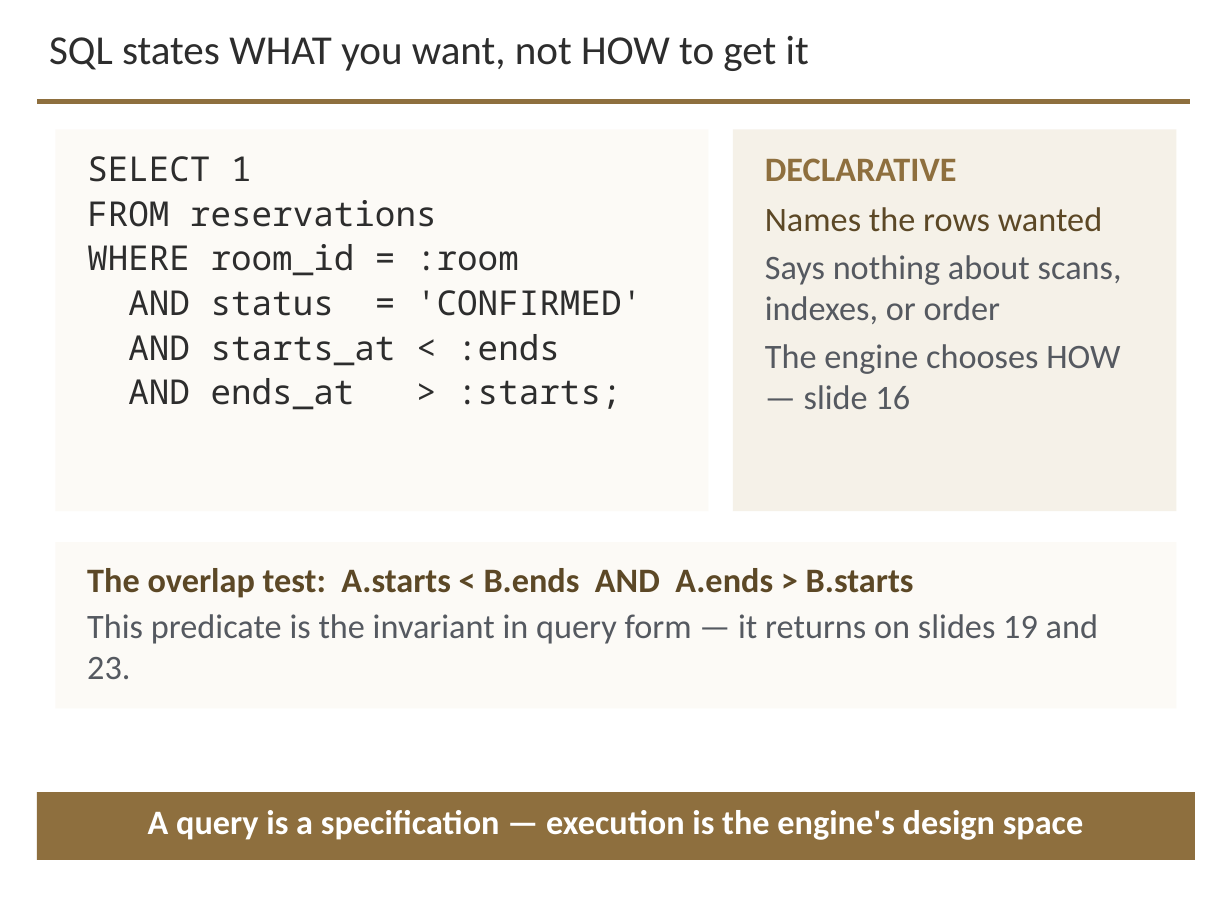
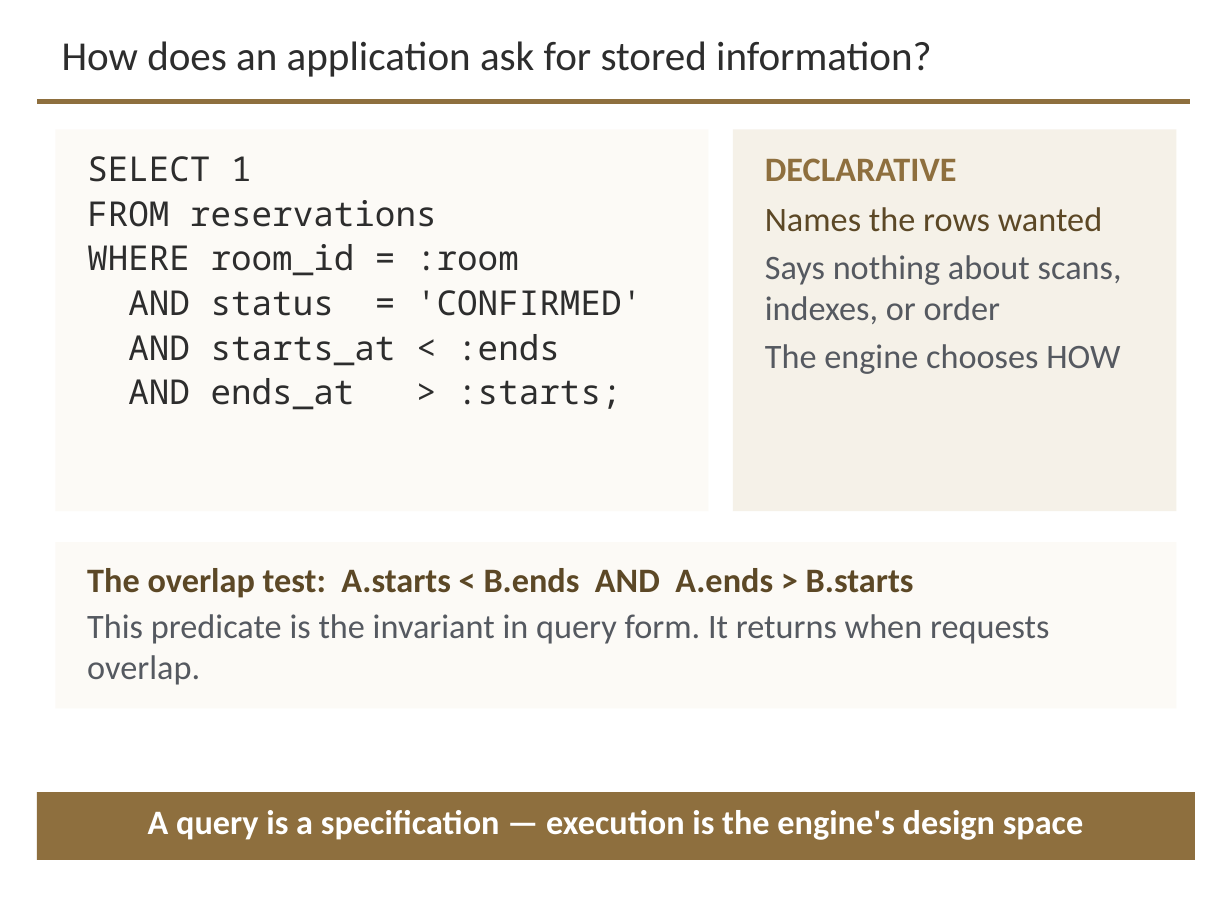
Before and after one commit to davisjam/model-based-agentic-software-engineering, a slide deck: slide 14 of course/lectures/act-3-software-in-the-world/02-compute-environments-and-data-management/3-2-Data-Management.pptx (slide 13 before the commit). Drawn at 1232x924 pixels with LibreOffice and Linux fonts; fonts in the diff are those of the drawing; background and template pictures are left out. Boxes give left, top, right and bottom in pixels: in the first picture for what was removed or moved away, otherwise in the second. Text is boxed around its words. In the diff, an @@ line names an element or a change of style, - is before the commit and + after.

```diff
--- a/course/lectures/act-3-software-in-the-world/02-compute-environments-and-data-management/3-2-Data-Management.pptx
+++ b/course/lectures/act-3-software-in-the-world/02-compute-environments-and-data-management/3-2-Data-Management.pptx
@@ title "How does an application ask ..." at (62, 41, 932, 77): vertical alignment top to middle @@
@@ title at (62, 41, 932, 77): text changed @@
-SQL states WHAT you want, not HOW to get it
+How does an application ask for stored information?
@@ text at (765, 344, 1120, 374): text changed @@
-The engine chooses HOW — slide 16
+The engine chooses HOW
@@ text at (87, 614, 1049, 685): text changed @@
-This predicate is the invariant in query form — it returns on slides 19 and 23.
+This predicate is the invariant in query form. It returns when requests overlap.
```
Also in this commit, not shown: 26 other slides changed, 1 slide added.
